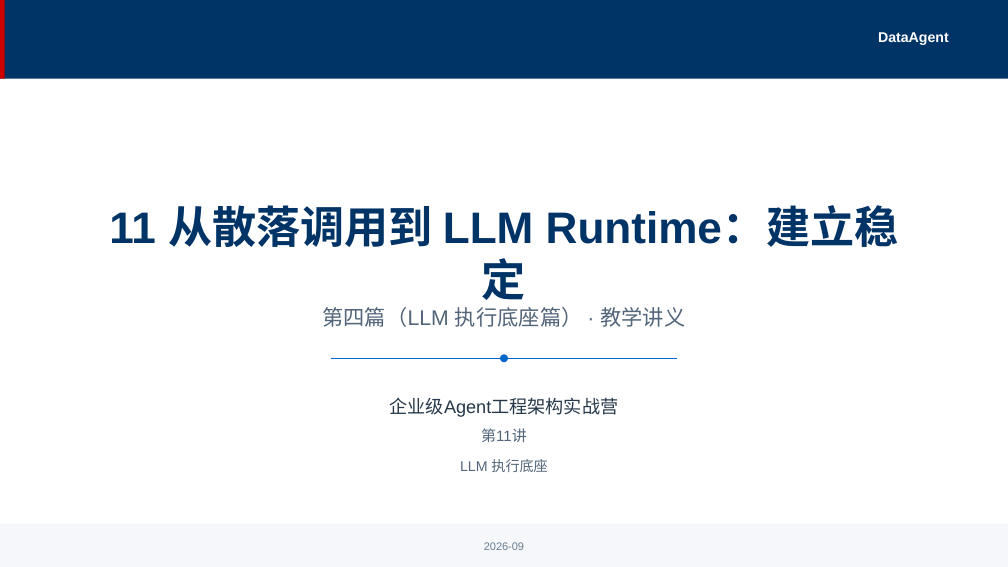
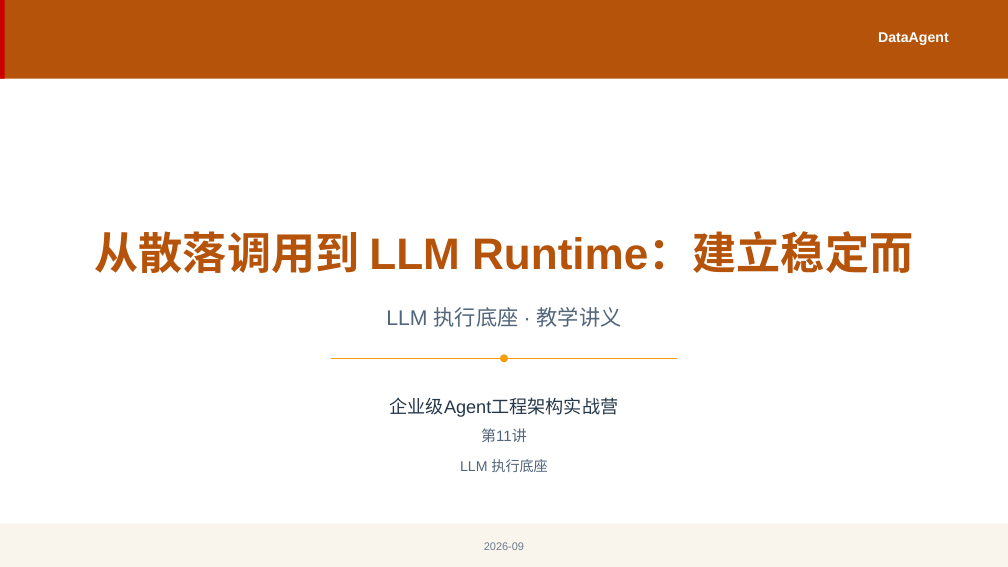
Before and after one commit to tianqiongenze/enterprise-ai-agent-architecture, a slide deck: slide 1 of chapters/pptx/part04/第11讲-从散落调用到 LLM Runtime·建立稳.pptx. Drawn at 1008x567 pixels with LibreOffice and Linux fonts; fonts in the diff are those of the drawing. Boxes give left, top, right and bottom in pixels: in the first picture for what was removed or moved away, otherwise in the second. Text is boxed around its words. In the diff, an @@ line names an element or a change of style, - is before the commit and + after.

```diff
--- a/chapters/pptx/part04/第11讲-从散落调用到 LLM Runtime·建立稳.pptx
+++ b/chapters/pptx/part04/第11讲-从散落调用到 LLM Runtime·建立稳.pptx
@@ rectangle at (0, 0, 1008, 79): fill #003366 to #B45309 @@
@@ text at (95, 231, 913, 273): text changed; text colour #003366 to #B45309 @@
-11 从散落调用到 LLM Runtime：建立稳定
+从散落调用到 LLM Runtime：建立稳定而
@@ text at (386, 307, 622, 327): text changed @@
-第四篇（LLM 执行底座篇） · 教学讲义
+LLM 执行底座 · 教学讲义
@@ freeform shape at (331, 358, 678, 359): outline #0066CC 1.5 pt to #F59E0B 1.5 pt @@
@@ ellipse at (500, 355, 507, 362): fill #0066CC to #F59E0B @@
```
Also in this commit, not shown: 3 other slides changed, 3 slides added, 1 slide removed, 45 other files.
